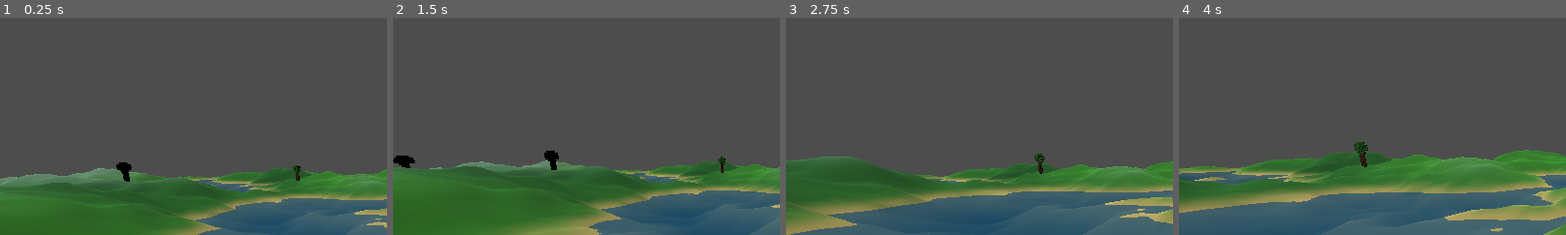
Above: before the commit, frames 1-4 (left to right).
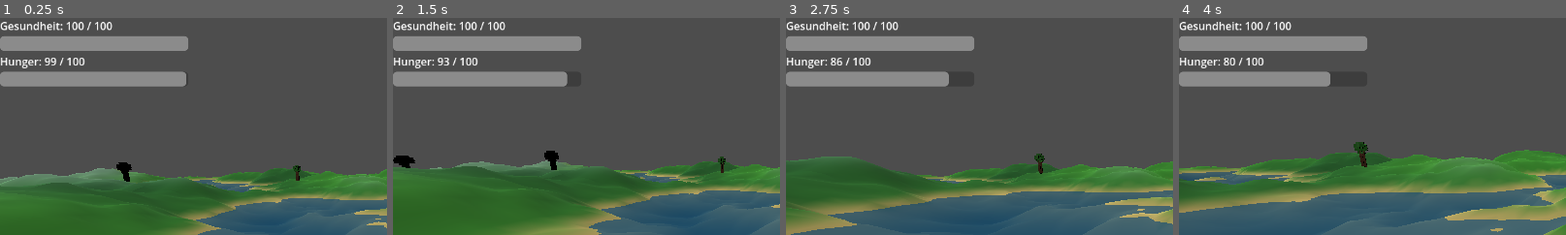
Above: after the commit, the same moments.

Repository: MajorDragonfly/voxelverse
Game: Godot game, scene res://main/main.tscn
The game is run twice, just before and just after one commit, with the same random seed, the same clock (stepped at 60 frames per second) and the same inputs.
Inputs (mouse positions are % of the whole screen's width and height, from its top left):
- Up to frame 1 (0.25 s): no input
- Up to frame 2 (1.5 s): move the mouse to (55, 50) at 0.52 s; hold W (move_forward) from 0.53 s (still down); click (55, 50) at 0.6 s; tap Space (jump) at 0.77 s; move the mouse to (45, 50) at 1.27 s; click (45, 50) at 1.35 s
- Up to frame 3 (2.75 s): keep holding W (move_forward); tap Space (jump) at 1.52 s; move the mouse to (52, 48) at 2.02 s; click (52, 48) at 2.1 s
- Up to frame 4 (4 s): keep holding W (move_forward); move the mouse to (49, 52) at 2.77 s; click (49, 52) at 2.85 s; tap Space (jump) at 3.02, 3.77 s; move the mouse to (57, 51) at 3.52 s; click (57, 51) at 3.6 s
The pictures show only the part of the screen within x 0-50%, y 0-50%; the shares and areas given below are measured in that part.

The runs differ from the first frame. In frame 1, 7.6% of the frame differs, in the area x 0-49%, y 1-32%; in frame 2, 7.4%; in frame 3, 7.2%; in frame 4, 7.0%.

Commit message:
Add player health and hunger HUD

Diff:
--- a/creatures/player/player.gd
+++ b/creatures/player/player.gd
@@ -1,4 +1,7 @@
 extends CharacterBody3D
+
+
+const STARVATION_DAMAGE_INTERVAL: float = 1.0
 
 
 @export_category("Movement")
@@ -14,14 +17,49 @@
 @export_category("Interaction")
 @export var interaction_range: float = 3.0
 
+@export_category("Survival")
+@export_range(1.0, 1000.0, 1.0) var maximum_health: float = 100.0
+@export_range(1.0, 1000.0, 1.0) var maximum_hunger: float = 100.0
+@export_range(0.0, 100.0, 0.1) var hunger_loss_per_second: float = 5.0
+@export_range(0.0, 100.0, 0.1) var starvation_damage_per_second: float = 10.0
+@export_range(0.5, 30.0, 0.5) var status_output_interval: float = 2.0
+
+
+var current_health: float
+var current_hunger: float
+var is_dead: bool = false
+
+var _starvation_damage_timer: float = 0.0
+var _status_output_timer: float = 0.0
+
+
 @onready var camera_pivot: Node3D = $CameraPivot
 @onready var spring_arm: SpringArm3D = $CameraPivot/SpringArm3D
 @onready var interaction_ray: RayCast3D = (
 	$CameraPivot/SpringArm3D/Camera3D/InteractionRay
 )
 
+@onready var health_label: Label = (
+	$HUD/StatusContainer/HealthLabel
+)
+
+@onready var health_bar: ProgressBar = (
+	$HUD/StatusContainer/HealthBar
+)
+
+@onready var hunger_label: Label = (
+	$HUD/StatusContainer/HungerLabel
+)
+
+@onready var hunger_bar: ProgressBar = (
+	$HUD/StatusContainer/HungerBar
+)
+
 
 func _ready() -> void:
+	current_health = maximum_health
+	current_hunger = maximum_hunger
+
 	# Die Kamera soll nicht mit dem eigenen Player kollidieren.
 	spring_arm.add_excluded_object(get_rid())
 
@@ -30,6 +68,19 @@
 
 	# Maus für die Kamerasteuerung einfangen.
 	Input.mouse_mode = Input.MOUSE_MODE_CAPTURED
+
+	_initialize_hud()
+	_update_hud()
+	_print_status()
+
+
+func _process(delta: float) -> void:
+	if is_dead:
+		return
+
+	_update_hunger(delta)
+	_update_hud()
+	_update_status_output(delta)
 
 
 func _unhandled_input(event: InputEvent) -> void:
@@ -64,6 +115,10 @@
 
 
 func _physics_process(delta: float) -> void:
+	if is_dead:
+		_process_dead_movement(delta)
+		return
+
 	var input_vector := Input.get_vector(
 		"move_left",
 		"move_right",
@@ -109,6 +164,92 @@
 	move_and_slide()
 
 
+func _process_dead_movement(delta: float) -> void:
+	velocity.x = 0.0
+	velocity.z = 0.0
+
+	if is_on_floor():
+		velocity.y = 0.0
+	else:
+		velocity.y -= fall_acceleration * delta
+
+	move_and_slide()
+
+
+func _update_hunger(delta: float) -> void:
+	current_hunger = maxf(
+		current_hunger - hunger_loss_per_second * delta,
+		0.0
+	)
+
+	if current_hunger > 0.0:
+		_starvation_damage_timer = 0.0
+		return
+
+	_starvation_damage_timer += delta
+
+	while (
+		_starvation_damage_timer
+		>= STARVATION_DAMAGE_INTERVAL
+	):
+		_starvation_damage_timer -= (
+			STARVATION_DAMAGE_INTERVAL
+		)
+
+		receive_damage(
+			starvation_damage_per_second
+			* STARVATION_DAMAGE_INTERVAL
+		)
+
+		if is_dead:
+			return
+
+
+func _initialize_hud() -> void:
+	health_bar.min_value = 0.0
+	health_bar.max_value = maximum_health
+
+	hunger_bar.min_value = 0.0
+	hunger_bar.max_value = maximum_hunger
+
+	health_bar.show_percentage = false
+	hunger_bar.show_percentage = false
+
+
+func _update_hud() -> void:
+	health_bar.max_value = maximum_health
+	health_bar.value = current_health
+
+	hunger_bar.max_value = maximum_hunger
+	hunger_bar.value = current_hunger
+
+	health_label.text = (
+		"Gesundheit: %d / %d"
+		% [
+			roundi(current_health),
+			roundi(maximum_health)
+		]
+	)
+
+	hunger_label.text = (
+		"Hunger: %d / %d"
+		% [
+			roundi(current_hunger),
+			roundi(maximum_hunger)
+		]
+	)
+
+
+func _update_status_output(delta: float) -> void:
+	_status_output_timer += delta
+
+	if _status_output_timer < status_output_interval:
+		return
+
+	_status_output_timer = 0.0
+	_print_status()
+
+
 func _try_primary_action() -> void:
 	interaction_ray.force_raycast_update()
 
@@ -134,3 +275,123 @@
 
 func can_perform_action(action: StringName) -> bool:
 	return GameState.has_ability(action)
+
+
+func receive_damage(damage: float) -> void:
+	if is_dead:
+		return
+
+	if damage <= 0.0:
+		return
+
+	current_health = maxf(
+		current_health - damage,
+		0.0
+	)
+
+	_update_hud()
+
+	print(
+		"Player received damage: ",
+		damage,
+		" | Health: ",
+		current_health,
+		" / ",
+		maximum_health
+	)
+
+	if current_health <= 0.0:
+		_die()
+
+
+func heal(amount: float) -> void:
+	if is_dead:
+		return
+
+	if amount <= 0.0:
+		return
+
+	current_health = minf(
+		current_health + amount,
+		maximum_health
+	)
+
+	_update_hud()
+
+	print(
+		"Player healed: ",
+		amount,
+		" | Health: ",
+		current_health,
+		" / ",
+		maximum_health
+	)
+
+
+func restore_hunger(amount: float) -> void:
+	if is_dead:
+		return
+
+	if amount <= 0.0:
+		return
+
+	current_hunger = minf(
+		current_hunger + amount,
+		maximum_hunger
+	)
+
+	_starvation_damage_timer = 0.0
+
+	_update_hud()
+
+	print(
+		"Hunger restored: ",
+		amount,
+		" | Hunger: ",
+		current_hunger,
+		" / ",
+		maximum_hunger
+	)
+
+
+func get_health_ratio() -> float:
+	if maximum_health <= 0.0:
+		return 0.0
+
+	return current_health / maximum_health
+
+
+func get_hunger_ratio() -> float:
+	if maximum_hunger <= 0.0:
+		return 0.0
+
+	return current_hunger / maximum_hunger
+
+
+func _die() -> void:
+	if is_dead:
+		return
+
+	is_dead = true
+	current_health = 0.0
+
+	_update_hud()
+
+	health_label.text = "Gesundheit: TOT"
+
+	print(
+		"Player died. Nest respawn is not implemented yet."
+	)
+
+
+func _print_status() -> void:
+	print(
+		"Player status | Health: ",
+		current_health,
+		" / ",
+		maximum_health,
+		" | Hunger: ",
+		current_hunger,
+		" / ",
+		maximum_hunger
+	)
--- a/creatures/player/player.tscn
+++ b/creatures/player/player.tscn
@@ -26,3 +26,28 @@
 
 [node name="InteractionRay" type="RayCast3D" parent="CameraPivot/SpringArm3D/Camera3D" unique_id=1411619374]
 target_position = Vector3(0, 0, -10)
+
+[node name="HUD" type="CanvasLayer" parent="." unique_id=311428190]
+
+[node name="StatusContainer" type="VBoxContainer" parent="HUD" unique_id=1417174377]
+custom_minimum_size = Vector2(24, 24)
+offset_right = 280.0
+offset_bottom = 24.0
+
+[node name="HealthLabel" type="Label" parent="HUD/StatusContainer" unique_id=1175530478]
+layout_mode = 2
+text = "Health"
+
+[node name="HealthBar" type="ProgressBar" parent="HUD/StatusContainer" unique_id=1965527718]
+custom_minimum_size = Vector2(280, 22)
+layout_mode = 2
+show_percentage = false
+
+[node name="HungerLabel" type="Label" parent="HUD/StatusContainer" unique_id=1945393086]
+layout_mode = 2
+text = "Hunger"
+
+[node name="HungerBar" type="ProgressBar" parent="HUD/StatusContainer" unique_id=1480393493]
+custom_minimum_size = Vector2(280, 22)
+layout_mode = 2
+show_percentage = false
